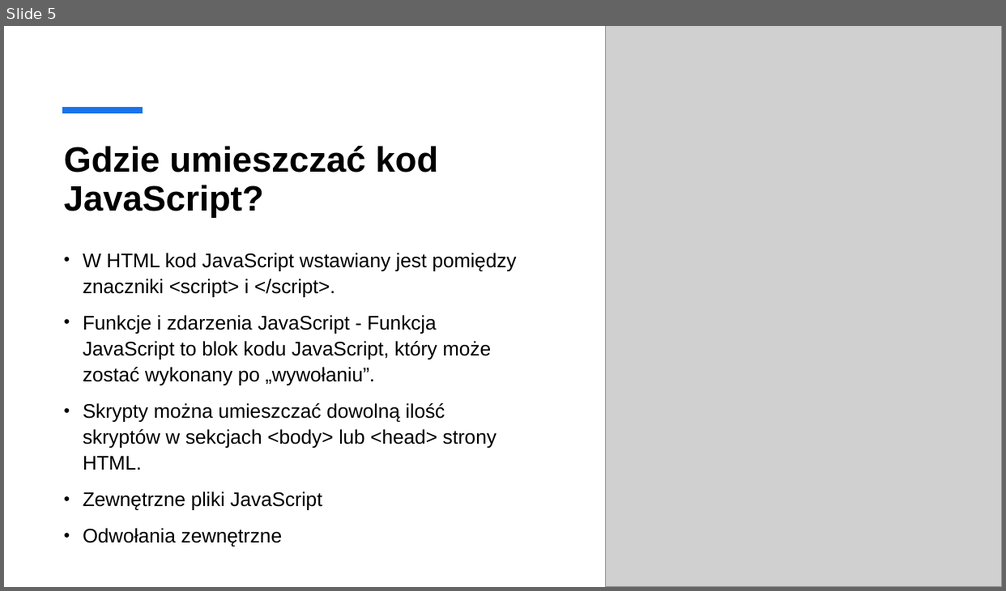
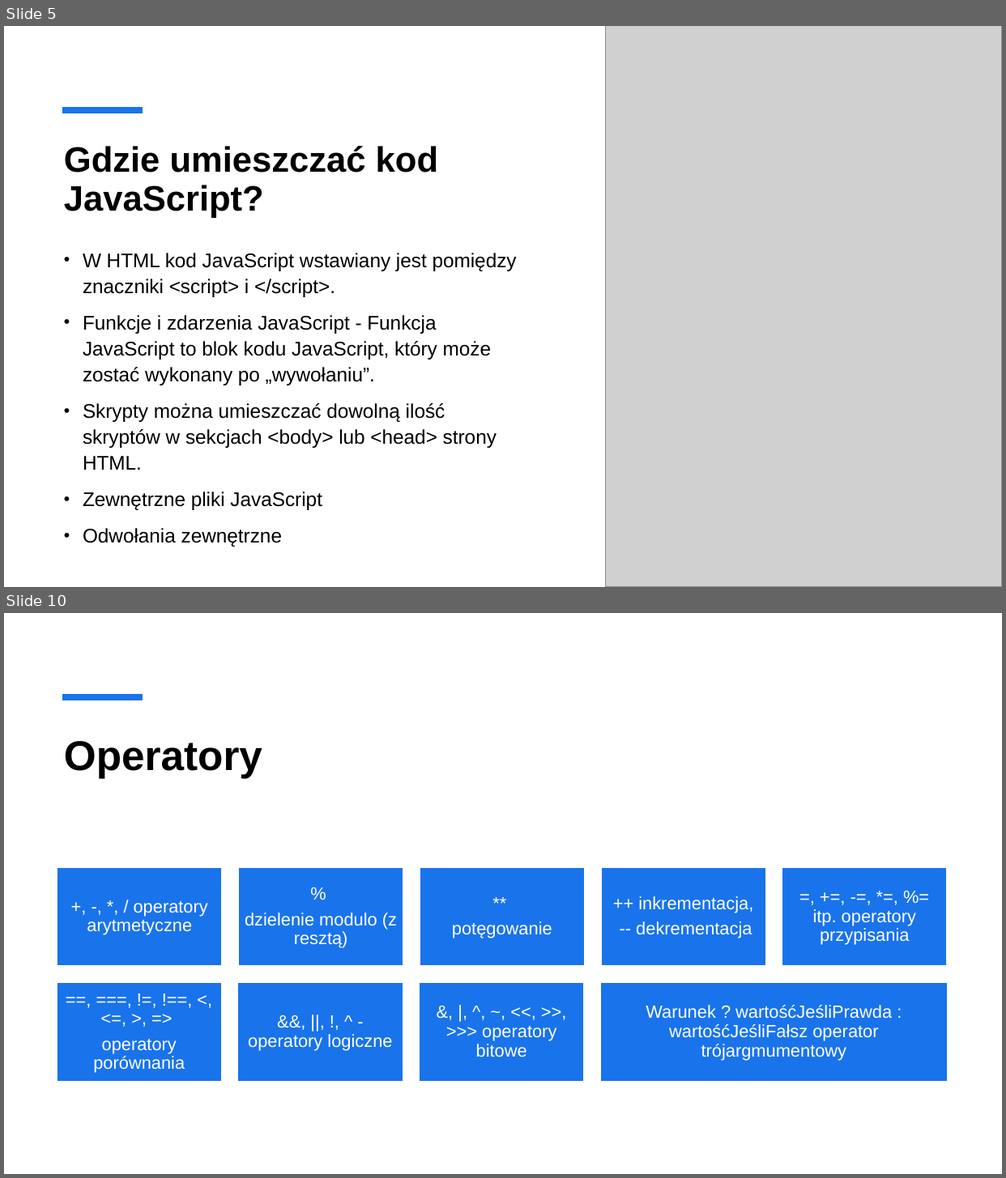
Before and after one commit to Estremo102/Aplikacje-Internetowe, a slide deck: Aplikacje internetowe.pptx. Shown one above the other, each under a label of ours: slide 5 before the commit, slides 5 and 10 after it; the slides between them are not shown. The pictures are 1006x591 and 1006x1178 pixels, drawn with LibreOffice and Linux fonts; fonts in the diff are those of the drawing; grey boxes stand for pictures. Boxes give left, top, right and bottom in pixels: in the first picture for what was removed or moved away, otherwise in the second. Text is boxed around its words. In the diff, an @@ line names an element or a change of style, - is before the commit and + after.

```diff
--- a/Aplikacje internetowe.pptx
+++ b/Aplikacje internetowe.pptx
@@ slide 10 added at box(4, 613, 1002, 1174), background #FFFFFF @@
@@ line added from (62, 697) to (143, 697), #1973EB 6 pt @@
@@ title added at box(64, 741, 262, 778), 40 pt, text #000000, bold @@
+Operatory
@@ group added at box(57, 867, 948, 1082): 9 rectangles, 9 texts @@
++, -, *, / operatory arytmetyczne
+%
+dzielenie modulo (z resztą)
+**
+potęgowanie
+++ inkrementacja,
+-- dekrementacja
+=, +=, -=, *=, %= itp. operatory przypisania
+==, ===, !=, !==, <, <=, >, =>
+operatory porównania
+&&, ||, !, ^ - operatory logiczne
+&, |, ^, ~, <<, >>, >>> operatory bitowe
+Warunek ? wartośćJeśliPrawda : wartośćJeśliFałsz operator trójargmumentowy
```
Also in this commit, not shown: 5 other slides added, 1 slide removed.
